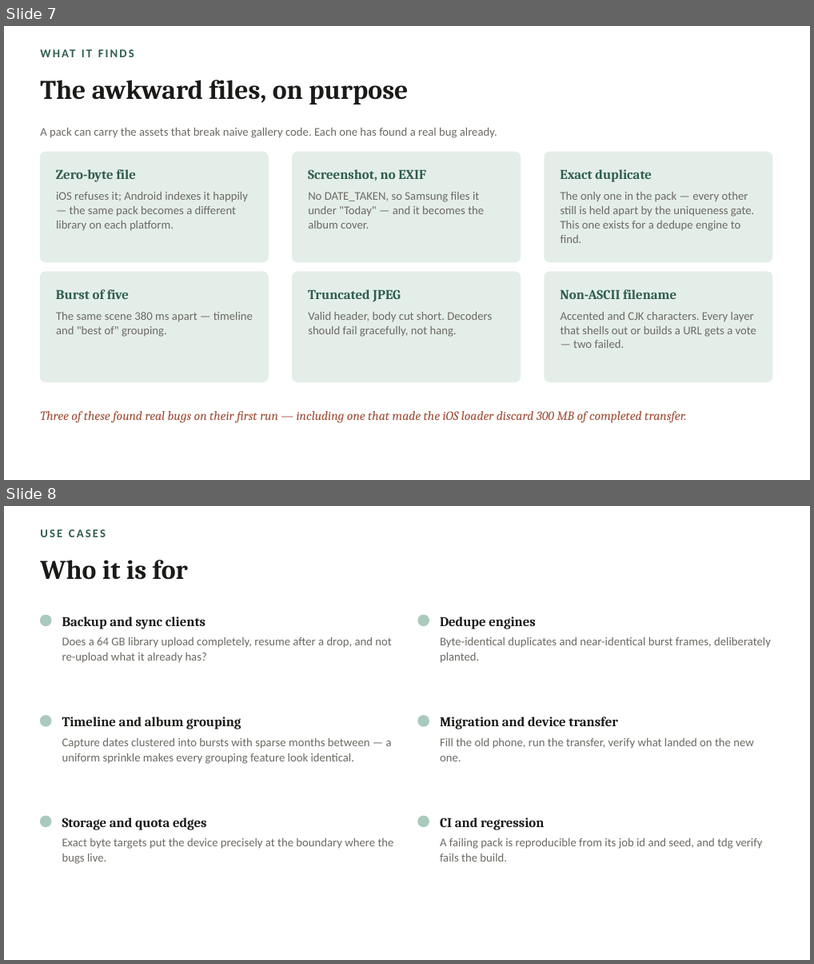
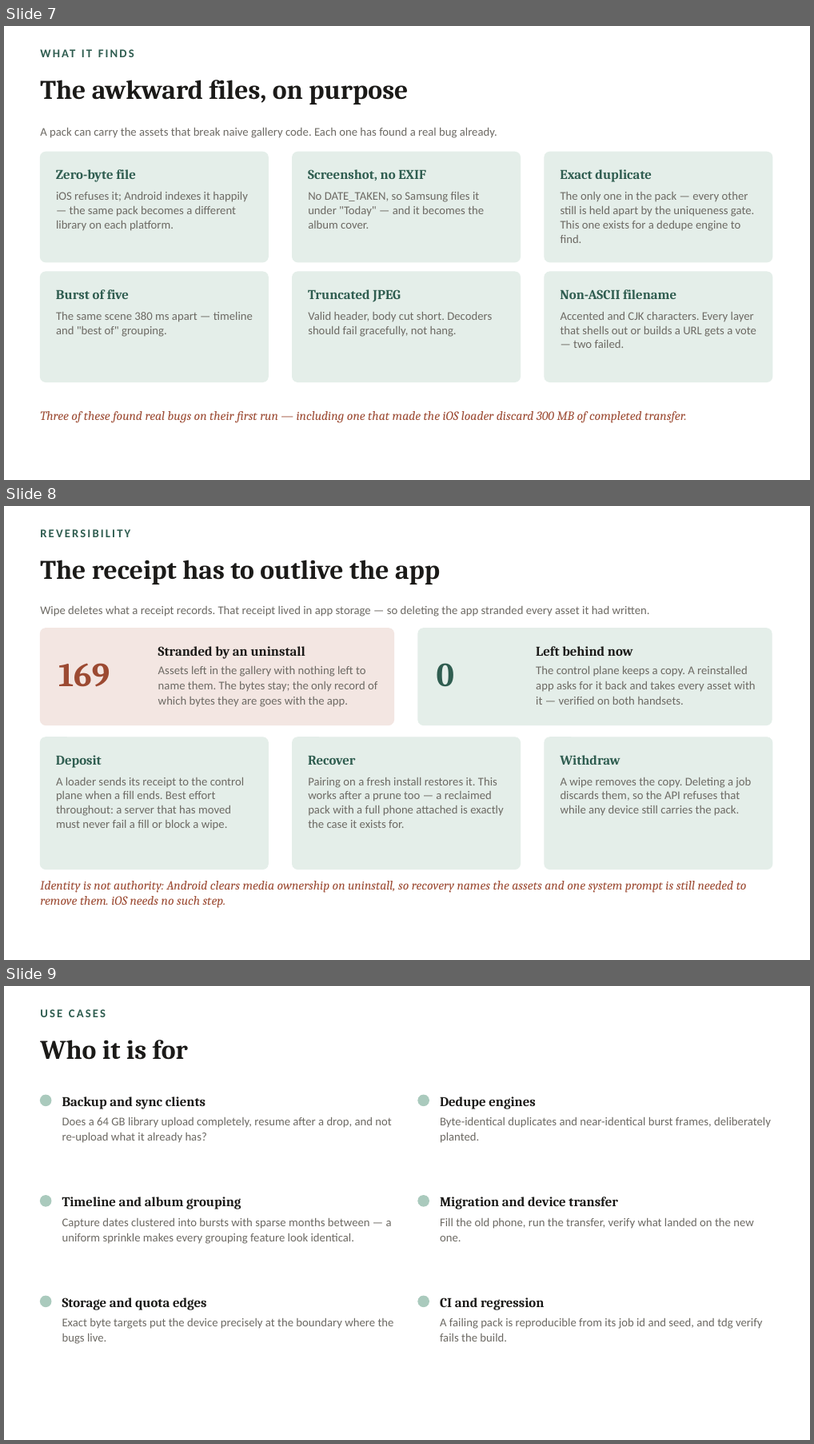
Before and after one commit to pattyD19/TestDataGenerator, a slide deck: docs/TDG-overview.pptx. Shown one above the other, each under a label of ours: slides 7 and 8 before the commit, slides 7, 8 and 9 after it. The pictures are 814x964 and 814x1444 pixels, drawn with LibreOffice and Linux fonts; fonts in the diff are those of the drawing. Boxes give left, top, right and bottom in pixels: in the first picture for what was removed or moved away, otherwise in the second. Text is boxed around its words. In the diff, an @@ line names an element or a change of style, - is before the commit and + after.

```diff
--- a/docs/TDG-overview.pptx
+++ b/docs/TDG-overview.pptx
@@ slide 8 added at <box>4,506,810,960</box>, background #FFFFFF @@
@@ text added at <box>40,529,130,537</box>, 14 pt, text #2F5D50, bold @@
+REVERSIBILITY
@@ text added at <box>40,560,440,584</box>, 32 pt, text #1B1A18, bold @@
+The receipt has to outlive the app
@@ text added at <box>40,606,650,616</box>, 14 pt, text #6D6A64 @@
+Wipe deletes what a receipt records. That receipt lived in app storage — so deleting the app stranded every asset it had written.
@@ rounded rectangle added at <box>40,628,394,725</box>, fill #F3E6E2, outline #F3E6E2 1 pt @@
@@ text added at <box>158,646,306,659</box>, 16 pt, text #1B1A18, bold @@
+Stranded by an uninstall
@@ rounded rectangle added at <box>418,628,772,725</box>, fill #E4EEE9, outline #E4EEE9 1 pt @@
@@ text added at <box>536,646,634,656</box>, 16 pt, text #1B1A18, bold @@
+Left behind now
@@ text added at <box>58,663,110,687</box>, 40 pt, text #9C4A32, bold @@
+169
@@ text added at <box>158,666,378,707</box>, 14 pt, text #6D6A64 @@
+Assets left in the gallery with nothing left to name them. The bytes stay; the only record of which bytes they are goes with the app.
@@ text added at <box>437,663,454,687</box>, 40 pt, text #2F5D50, bold @@
+0
@@ text added at <box>536,666,756,704</box>, 14 pt, text #6D6A64 @@
+The control plane keeps a copy. A reinstalled app asks for it back and takes every asset with it — verified on both handsets.
@@ rounded rectangle added at <box>40,737,268,869</box>, fill #E4EEE9, outline #E4EEE9 1 pt @@
@@ rounded rectangle added at <box>293,737,521,869</box>, fill #E4EEE9, outline #E4EEE9 1 pt @@
@@ rounded rectangle added at <box>545,737,773,869</box>, fill #E4EEE9, outline #E4EEE9 1 pt @@
@@ text added at <box>56,755,102,768</box>, 16 pt, text #2F5D50, bold @@
+Deposit
@@ text added at <box>308,756,355,764</box>, 16 pt, text #2F5D50, bold @@
+Recover
@@ text added at <box>560,755,620,764</box>, 16 pt, text #2F5D50, bold @@
+Withdraw
@@ text added at <box>56,777,244,829</box>, 14 pt, text #6D6A64 @@
+A loader sends its receipt to the control plane when a fill ends. Best effort throughout: a server that has moved must never fail a fill or block a wipe.
@@ text added at <box>308,777,503,828</box>, 14 pt, text #6D6A64 @@
+Pairing on a fresh install restores it. This works after a prune too — a reclaimed pack with a full phone attached is exactly the case it exists for.
@@ text added at <box>561,777,751,816</box>, 14 pt, text #6D6A64 @@
+A wipe removes the copy. Deleting a job discards them, so the API refuses that while any device still carries the pack.
@@ text added at <box>40,880,747,908</box>, 15 pt, text #9C4A32, italic @@
+Identity is not authority: Android clears media ownership on uninstall, so recovery names the assets and one system prompt is still needed to remove them. iOS needs no such step.
@@ what was slide 8 is now slide 9 @@
```
Also in this commit, not shown: 3 slides changed.
